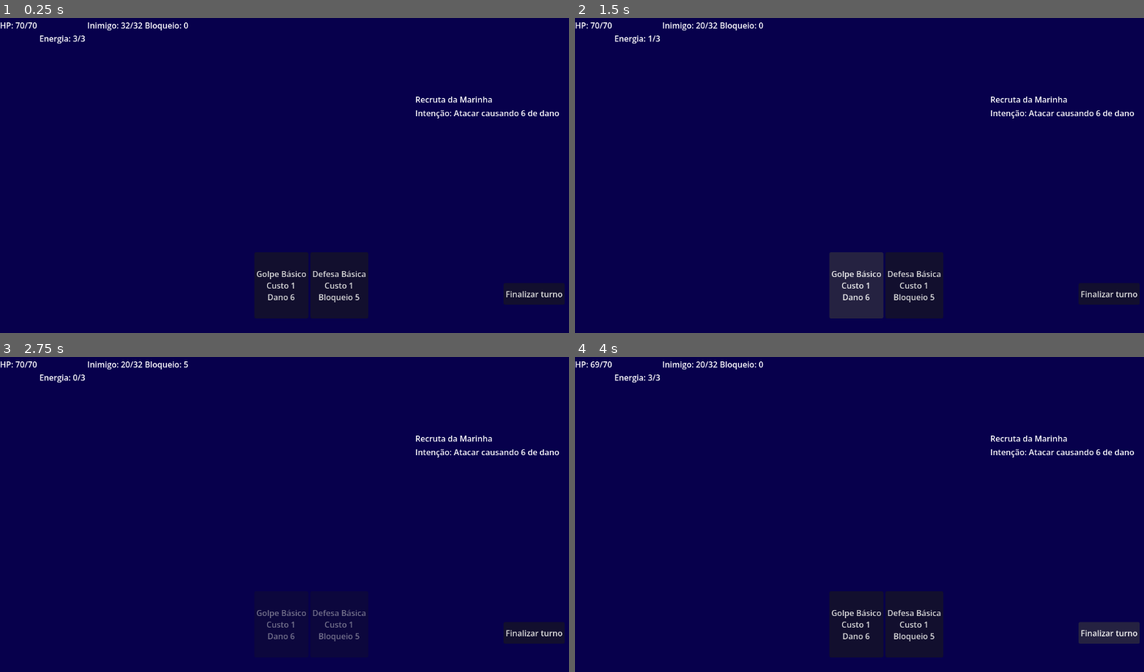
Above: before the commit, frames 1-4 (two rows, left to right).
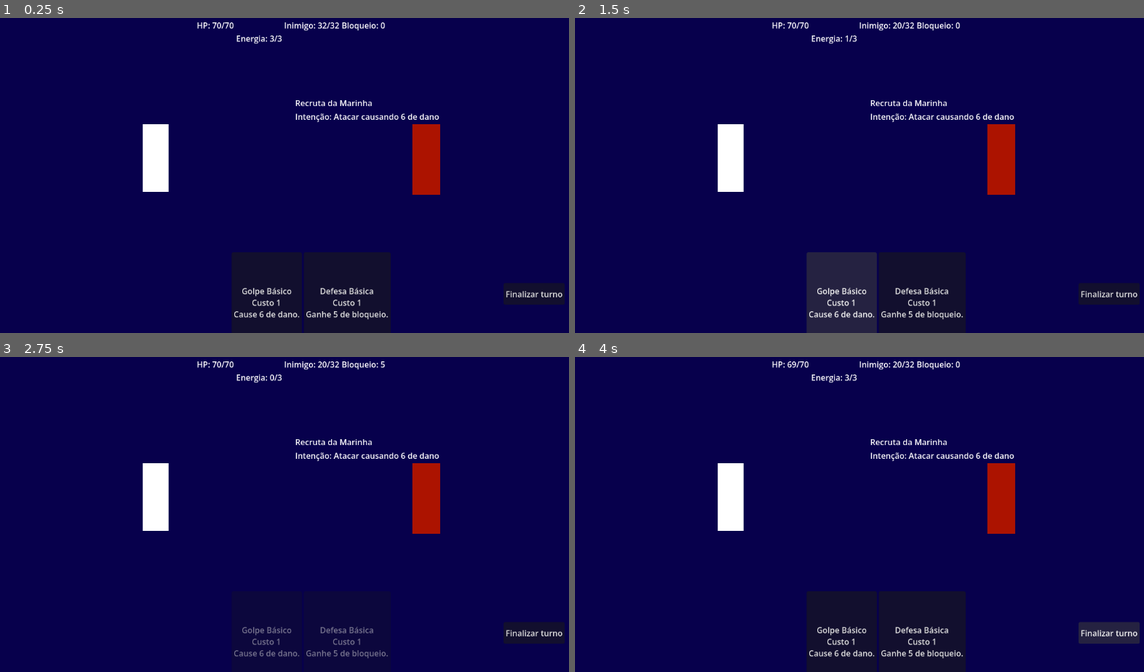
Above: after the commit, the same moments.

Repository: diogoasp/grand-voyage-deckbuilder
Game: Godot game, scene res://scenes/Main.tscn
Same seed, same stepped clock (60 frames per second), same inputs: the game is played once before the commit and once after it.
Inputs (mouse positions are in pixels of both pictures, inside the frame that each line leads up to):
- Up to frame 1 (0.25 s): no input
- Up to frame 2 (1.5 s): click (853, 285) at 0.5 s, where only the run before the commit has a clickable "Golpe Básico Custo 1 Dano 6"; click (842, 301) at 1.25 s, where only the run after the commit has a clickable "Golpe Básico Custo 1 Cause 6 …"
- Up to frame 3 (2.75 s): click (341, 624) at 2 s, where only the run before the commit has a clickable "Defesa Básica Custo 1 Bloquei…"
- Up to frame 4 (4 s): click (922, 640) at 2.75 s, where only the run after the commit has a clickable "Defesa Básica Custo 1 Ganhe 5…"; click "Finalizar turno" at 3.5 s

The runs differ from the first frame. In frame 1, 7.5% of the frame differs, in the area x 0-99%, y 1-100%; in frame 2, 7.6%; in frame 3, 4.6%; in frame 4, 7.6%.

Commit message:
Create combat cards dynamically

Diff:
--- a/scenes/combat/CombatScene.tscn
+++ b/scenes/combat/CombatScene.tscn
@@ -19,6 +19,7 @@
 layout_mode = 0
 offset_right = 1154.0
 offset_bottom = 75.0
+alignment = 1
 
 [node name="PlayerHPLabel" type="Label" parent="TopBar" unique_id=1764902482]
 layout_mode = 2
@@ -37,16 +38,24 @@
 
 [node name="EnemyArea" type="VBoxContainer" parent="." unique_id=1800212012]
 layout_mode = 0
-offset_left = 823.0
-offset_top = 173.0
-offset_right = 1030.0
-offset_bottom = 403.0
+offset_left = 585.0
+offset_top = 162.0
+offset_right = 1104.0
+offset_bottom = 392.0
+alignment = 1
 
 [node name="EnemyNameLabel" type="Label" parent="EnemyArea" unique_id=1244026989]
 layout_mode = 2
 
 [node name="EnemyIntentLabel" type="Label" parent="EnemyArea" unique_id=749684533]
 layout_mode = 2
+
+[node name="EnemySprite" type="ColorRect" parent="EnemyArea" unique_id=2047750156]
+custom_minimum_size = Vector2(55, 140)
+layout_mode = 2
+size_flags_horizontal = 4
+size_flags_vertical = 4
+color = Color(0.6756549, 0.07378373, 0, 1)
 
 [node name="HandArea" type="HBoxContainer" parent="." unique_id=767289767]
 layout_mode = 0
@@ -56,18 +65,6 @@
 offset_bottom = 619.0
 alignment = 1
 
-[node name="StrikeButton" type="Button" parent="HandArea" unique_id=463311879]
-layout_mode = 2
-text = "Golpe Básico
-Custo 1
-Dano 6"
-
-[node name="BlockButton" type="Button" parent="HandArea" unique_id=785527355]
-layout_mode = 2
-text = "Defesa Básica
-Custo 1
-Bloqueio 5"
-
 [node name="EndTurnButton" type="Button" parent="." unique_id=352398968]
 layout_mode = 0
 offset_left = 998.0
@@ -75,3 +72,10 @@
 offset_right = 1119.0
 offset_bottom = 592.0
 text = "Finalizar turno"
+
+[node name="Player" type="ColorRect" parent="." unique_id=1410445873]
+layout_mode = 0
+offset_left = 283.0
+offset_top = 234.0
+offset_right = 334.0
+offset_bottom = 368.0
--- a/scenes/combat/combat_scene.gd
+++ b/scenes/combat/combat_scene.gd
@@ -5,16 +5,13 @@
 @onready var energy_label: Label = $TopBar/EnergyLabel
 @onready var block_label: Label = $TopBar/BlockLabel
 
-# Cards
-@onready var strike_button: Button = $HandArea/StrikeButton
-@onready var block_button: Button = $HandArea/BlockButton
-
 # Enemy Labels
 @onready var enemy_hp_label: Label = $TopBar/EnemyHPLabel
 @onready var enemy_name_label: Label = $EnemyArea/EnemyNameLabel
 @onready var enemy_intent_label: Label = $EnemyArea/EnemyIntentLabel
 
 # Action elements
+@onready var hand_area: HBoxContainer = $HandArea
 @onready var end_turn_button: Button = $EndTurnButton
 
 var player_hp: int = 70
@@ -31,11 +28,53 @@
 
 var combat_finished: bool = false
 
+var hand_cards: Array[Dictionary] = [
+	{
+		"id": "strike_basic",
+		"name": "Golpe Básico",
+		"cost": 1,
+		"description": "Cause 6 de dano.",
+		"effects": [
+			{ "type": "damage", "value": 6, "target": "enemy" }
+		]
+	},
+	{
+		"id": "defend_basic",
+		"name": "Defesa Básica",
+		"cost": 1,
+		"description": "Ganhe 5 de bloqueio.",
+		"effects": [
+			{ "type": "block", "value": 5, "target": "player" }
+		]
+	}
+]
+
 func _ready() -> void:
 	end_turn_button.pressed.connect(_on_end_turn_pressed)
-	strike_button.pressed.connect(_on_strike_pressed)
-	block_button.pressed.connect(_on_block_pressed)
-	update_ui()
+	create_hand()
+	update_ui()
+
+func create_hand() -> void:
+	clear_hand()
+
+	for card_data in hand_cards:
+		var card_button := Button.new()
+		card_button.custom_minimum_size = Vector2(120, 200)
+		card_button.text = get_card_button_text(card_data)
+		card_button.pressed.connect(_on_card_pressed.bind(card_data))
+		hand_area.add_child(card_button)
+
+func clear_hand() -> void:
+	for child in hand_area.get_children():
+		child.queue_free()
+
+func get_card_button_text(card_data: Dictionary) -> String:
+	return "%s\nCusto %d\n%s" % [
+		card_data["name"],
+		card_data["cost"],
+		card_data["description"]
+	]
+
 
 func update_ui() -> void:
 	player_hp_label.text = "HP: %d/%d" % [player_hp, player_max_hp]
@@ -49,51 +88,23 @@
 	# Com Haki avançado podemos ver, além do dano, a ação seguinte planejada
 	enemy_intent_label.text = "Intenção: Atacar causando %d de dano" % enemy_damage
 
-	strike_button.disabled = energy < 1 or combat_finished
-	block_button.disabled = energy < 1 or combat_finished
+	for child in hand_area.get_children():
+		if child is Button:
+			var card_index := child.get_index()
+			var card_data := hand_cards[card_index]
+			var cost: int = card_data["cost"]
+			child.disabled = combat_finished or energy < cost
+
 	end_turn_button.disabled = combat_finished
 
-func _on_end_turn_pressed() -> void:
-	if combat_finished: return
-
-	resolve_enemy_turn()
-
-	if combat_finished:
-		update_ui()
-		return
-
-	start_player_turn()
-	update_ui()
-
-func _on_strike_pressed() -> void:
-	var cost := 1
-	var damage := 6
+func _on_card_pressed(card_data: Dictionary) -> void:
+	var cost: int = card_data["cost"]
 
 	if not can_play_card(cost):
 		return
 
 	energy -= cost
-	enemy_hp -= damage
-	enemy_hp = max(enemy_hp, 0)
-
-	print("Golpe Básico causou %d de dano." % damage)
-
-	if enemy_hp <= 0:
-		end_combat_with_victory()
-
-	update_ui()
-
-func _on_block_pressed() -> void:
-	var cost := 1
-	var block_gain := 5
-
-	if not can_play_card(cost):
-		return
-
-	energy -= cost
-	player_block += block_gain
-
-	print("Defesa Básica concedeu %d de bloqueio." % block_gain)
+	resolve_card_effects(card_data)
 
 	update_ui()
 
@@ -107,6 +118,49 @@
 		return false
 
 	return true
+
+func resolve_card_effects(card_data: Dictionary) -> void:
+	print("Card jogada: %s" % card_data["name"])
+
+	var effects: Array = card_data["effects"]
+
+	for effect in effects:
+		resolve_effect(effect)
+
+	if enemy_hp <= 0:
+		end_combat_with_victory()
+
+func resolve_effect(effect: Dictionary) -> void:
+	var effect_type: String = effect["type"]
+	var value: int = effect["value"]
+	var target: String = effect["target"]
+
+	match effect_type:
+		"damage":
+			if target == "enemy":
+				enemy_hp -= value
+				enemy_hp = max(enemy_hp, 0)
+				print("Causou %d de dano." % value)
+		"block":
+			if target == "player":
+				player_block += value
+				print("Ganhou %d de bloqueio." % value)
+
+		_:
+			push_warning("Tipo de efeito desconhecido: %s" % effect_type)
+
+func _on_end_turn() -> void:
+	if combat_finished:
+		return
+
+	resolve_enemy_turn()
+
+	if combat_finished:
+		update_ui()
+		return
+
+	start_player_turn()
+	update_ui()
 
 func start_player_turn() -> void:
 	print("Novo turno do jogador.")
@@ -136,3 +190,15 @@
 func end_combat_with_defeat() -> void:
 	combat_finished = true
 	print("Derrota! O capitão caiu.")
+
+func _on_end_turn_pressed() -> void:
+	if combat_finished: return
+
+	resolve_enemy_turn()
+
+	if combat_finished:
+		update_ui()
+		return
+
+	start_player_turn()
+	update_ui()
